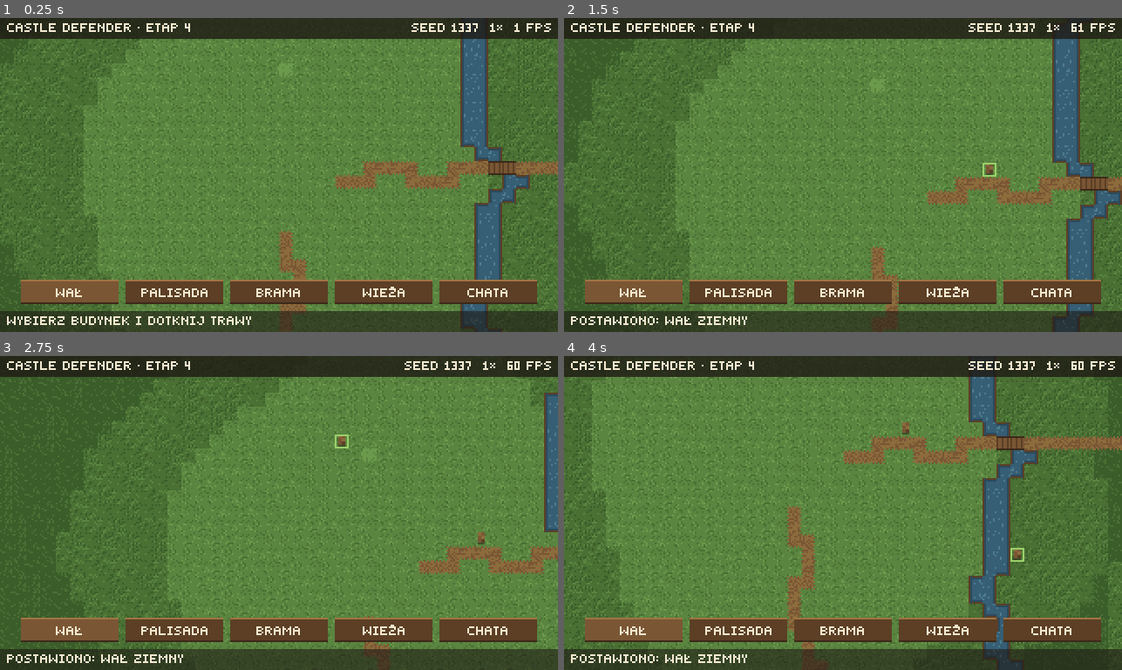
Above: before the commit, frames 1-4 (two rows, left to right).
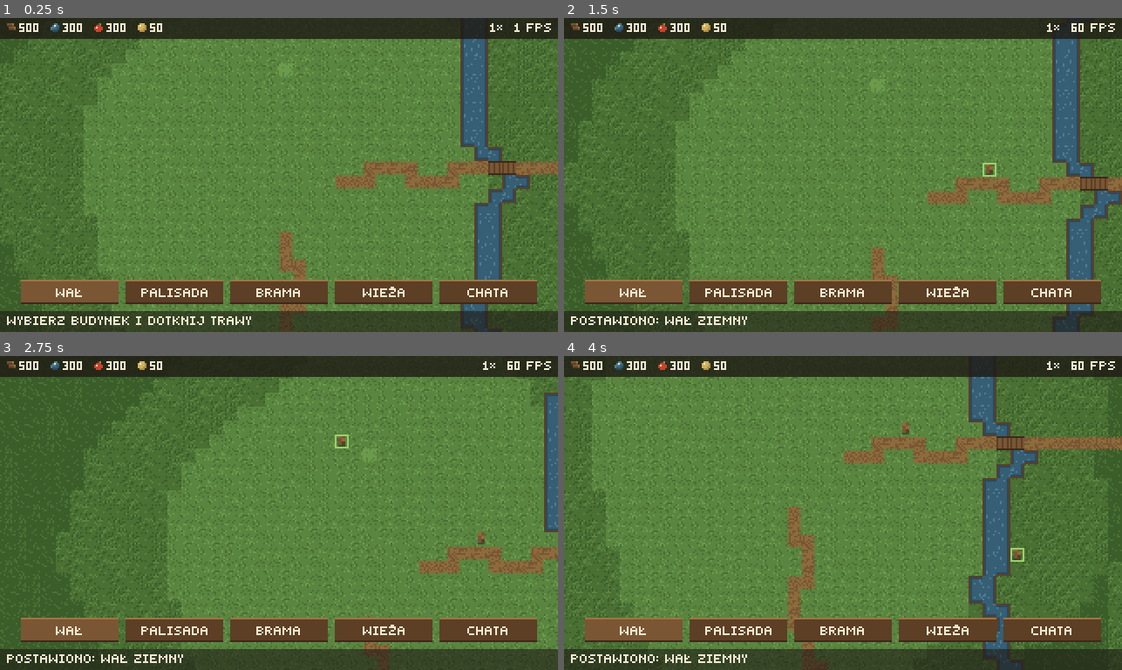
Above: after the commit, the same moments.

Repository: shivetay/castle_defender
Game: Godot game, scene res://scenes/main.tscn
Same seed, same stepped clock (60 frames per second), same inputs: the game is played once before the commit and once after it.
Inputs (mouse positions are in pixels of both pictures, inside the frame that each line leads up to):
- Up to frame 1 (0.25 s): no input
- Up to frame 2 (1.5 s): tap Enter at 0.5 s; move the mouse to (965, 159) at 0.52 s; click (965, 159) at 0.67 s; drag from (731, 190) to (815, 237) at 1.27 s
- Up to frame 3 (2.75 s): tap Space at 2 s; move the mouse to (334, 443) at 2.02 s; click (334, 443) at 2.17 s
- Up to frame 4 (4 s): tap Enter at 2.75 s; drag from (815, 575) to (675, 465) at 2.77 s; tap Space at 3.5 s; move the mouse to (1010, 560) at 3.52 s; click (1010, 560) at 3.67 s

The runs differ from the first frame. In frame 1, 0.6% of the frame differs, in the area x 1-86%, y 1-5%; in frame 2, 0.6%, in the area x 1-94%, y 1-5%; in frame 3, 0.6%; in frame 4, 0.6%.

Commit message:
Zamek produkuje drewno, kamień i żywność, także gdy gra jest w tle (#79)
* Etap 4: ekonomia z 4 surowcami, produkcją i magazynami

Drewno, kamień, żywność i złoto. Liczby w EconomyConfig, naliczanie
w liczbach całkowitych niezależne od kroku czasu, limity magazynów
(złoto bez limitu), łup i wydawanie.

Co-Authored-By: Claude Opus 5.5 <noreply@anthropic.com>
Claude-Session: https://claude.ai/code/session_01Lo771isp5ZWuHcfjBdXRLx

* Etap 4: surowce na pasku i produkcja w tle

Gra nalicza produkcję z zegara systemowego przed każdą zmianą budynków
i po powrocie z tła, a górny pasek pokazuje zapasy.

Co-Authored-By: Claude Opus 5.5 <noreply@anthropic.com>
Claude-Session: https://claude.ai/code/session_01Lo771isp5ZWuHcfjBdXRLx

* Etap 4: ikony surowców 5×5 na pasku

Drewno, kamień, żywność i złoto jako wzory w kodzie (PixelIcons),
kolory z palety, atlas w cache. Ikony zastępują skróty na pasku.

Co-Authored-By: Claude Opus 5.5 <noreply@anthropic.com>
Claude-Session: https://claude.ai/code/session_01Lo771isp5ZWuHcfjBdXRLx

* Popraw opis skrótów surowców w EconomyConfig

Co-Authored-By: Claude Opus 5.5 <noreply@anthropic.com>
Claude-Session: https://claude.ai/code/session_01Lo771isp5ZWuHcfjBdXRLx

---------

Co-authored-by: Claude <noreply@anthropic.com>

Diff:
--- /dev/null
+++ b/scripts/gfx/pixel_icons.gd
@@ -0,0 +1,50 @@
+class_name PixelIcons
+extends RefCounted
+## Ikony surowców 5×5 zapisane w kodzie jako wzory znaków (bez plików graficznych).
+## Kolejność jak w EconomyConfig.Res: drewno (dwa bale), kamień, żywność (jabłko), złoto (moneta).
+## Atlas wszystkich ikon powstaje raz, przy pierwszym użyciu, i jest trzymany w cache.
+
+const SIZE := 5
+
+## Legenda wzorów: znak → kolor palety. '.' to przezroczystość.
+const LEGEND := {
+	"k": Palette.WOOD[0], "m": Palette.WOOD[1], "w": Palette.WOOD[2], "l": Palette.WOOD[3],
+	"s": Palette.WATER[0], "S": Palette.WATER[1], "L": Palette.WATER[2],
+	"a": Palette.ACCENT, "g": Palette.GRASS[3], "t": Palette.THATCH[1], "T": Palette.THATCH[2],
+	"i": Palette.INK,
+}
+
+const RESOURCES: Array = [
+	["wwwl.", "mmmw.", ".wwwl", ".mmmw", "....."],
+	["..LL.", ".LiLS", "LLLSS", "LSSSs", ".sss."],
+	["..mg.", ".aaa.", "aiaaa", "aaaaa", ".aaa."],
+	[".TTT.", "TiTTt", "TTTTt", "TTTtt", ".ttt."],
+]
+
+static var _atlas: ImageTexture
+
+
+## Obraz atlasu: ikony obok siebie, każda w kratce SIZE×SIZE.
+static func make_atlas() -> Image:
+	var img := Image.create(SIZE * RESOURCES.size(), SIZE, false, Image.FORMAT_RGBA8)
+	for i in RESOURCES.size():
+		var rows: Array = RESOURCES[i]
+		for y in SIZE:
+			var row: String = rows[y]
+			for x in SIZE:
+				var ch := row[x]
+				if ch != ".":
+					img.set_pixel(i * SIZE + x, y, LEGEND[ch] as Color)
+	return img
+
+
+static func atlas() -> ImageTexture:
+	if _atlas == null:
+		_atlas = ImageTexture.create_from_image(make_atlas())
+	return _atlas
+
+
+## Rysuje ikonę surowca `res` lewym górnym rogiem w `pos` (całe piksele).
+static func draw_resource(ci: CanvasItem, pos: Vector2, res: int) -> void:
+	ci.draw_texture_rect_region(atlas(), Rect2(pos.floor(), Vector2(SIZE, SIZE)),
+			Rect2(res * SIZE, 0, SIZE, SIZE))
--- a/scripts/main.gd
+++ b/scripts/main.gd
@@ -1,7 +1,8 @@
 extends Node2D
-## Etap 3: widok zamku z budynkami epoki I. Teren 64×64 kratki z seeda, siatka budowy, kamera
-## z gestami. Pasek u dołu wybiera budynek, dotknięcie wolnej trawy go stawia, a dotknięcie
-## budynku otwiera kartę z poziomem oraz przyciskami Ulepsz i Rozbierz.
+## Etap 4: widok zamku z budynkami epoki I i ekonomią. Teren 64×64 kratki z seeda, siatka budowy,
+## kamera z gestami. Pasek u dołu wybiera budynek, dotknięcie wolnej trawy go stawia, a dotknięcie
+## budynku otwiera kartę z poziomem oraz przyciskami Ulepsz i Rozbierz. Surowce rosną w czasie,
+## także gdy gra jest w tle; po powrocie komunikat podaje, ile przybyło.
 
 const WORLD_SEED := 1337
 
@@ -10,6 +11,7 @@
 var camera: PanZoomCamera
 var hud: Hud
 var textures := BuildingTextures.new()
+var economy: Economy
 
 var _terrain_tex: ImageTexture
 var _selected_id := 0
@@ -20,6 +22,7 @@
 func _ready() -> void:
 	terrain = TerrainMap.generate(WORLD_SEED)
 	grid = BuildGrid.new(terrain)
+	economy = Economy.new(_now_ms())
 	_terrain_tex = ImageTexture.create_from_image(TerrainRenderer.render(terrain))
 	textures.warm_up()
 
@@ -35,6 +38,7 @@
 	hud = Hud.new()
 	hud.camera = camera
 	hud.world_seed = WORLD_SEED
+	hud.economy = economy
 	layer.add_child(hud)
 	hud.kind_selected.connect(_on_kind_selected)
 	hud.upgrade_pressed.connect(_on_upgrade)
@@ -42,7 +46,33 @@
 	hud.card_closed.connect(_deselect)
 
 
+func _process(_delta: float) -> void:
+	_sync_economy()
+
+
+func _notification(what: int) -> void:
+	if what == NOTIFICATION_APPLICATION_RESUMED and economy != null:
+		var gained := _sync_economy()
+		var parts: PackedStringArray = []
+		for res in gained.size():
+			if gained[res] > 0:
+				parts.append("+%d %s" % [gained[res], EconomyConfig.SHORT_NAMES[res]])
+		if not parts.is_empty():
+			hud.message = "Podczas nieobecności: " + " ".join(parts)
+
+
+static func _now_ms() -> int:
+	return int(Time.get_unix_time_from_system() * 1000.0)
+
+
+## Nalicza produkcję do teraz przy obecnych budynkach. Wołane przed każdą zmianą budynków,
+## żeby czas sprzed zmiany liczył się po starych stawkach.
+func _sync_economy() -> Array[int]:
+	return economy.update(_now_ms(), Economy.rates(grid))
+
+
 func _on_tapped(world_pos: Vector2) -> void:
+	_sync_economy()
 	var cell := Vector2i((world_pos / TerrainMap.CELL).floor())
 	var id := grid.building_at(cell)
 	if id != 0:
@@ -84,6 +114,7 @@
 
 
 func _on_upgrade() -> void:
+	_sync_economy()
 	if grid.upgrade(_selected_id):
 		hud.message = "Ulepszono do poziomu %d" % grid.levels[_selected_id]
 		_refresh_card()
@@ -92,6 +123,7 @@
 
 
 func _on_demolish() -> void:
+	_sync_economy()
 	var title := BuildingTypes.NAMES[grid.kinds[_selected_id]]
 	_cursor = grid.buildings[_selected_id]
 	_cursor_ok = true
--- a/scripts/ui/hud.gd
+++ b/scripts/ui/hud.gd
@@ -1,6 +1,6 @@
 class_name Hud
 extends Node2D
-## Interfejs nad mapą (nie przesuwa się z kamerą). U góry: etap, seed, zoom i FPS.
+## Interfejs nad mapą (nie przesuwa się z kamerą). U góry: surowce oraz seed, zoom i FPS.
 ## Nad dolnym paskiem komunikatu: pasek wyboru budynku albo karta zaznaczonego budynku
 ## (poziom, Ulepsz, Rozbierz, Zamknij). Dotknięcia przycisków nie trafiają do kamery.
 
@@ -17,6 +17,7 @@
 const CARD_LABELS: Array[String] = ["Ulepsz", "Rozbierz", "Zamknij"]
 
 var camera: PanZoomCamera
+var economy: Economy
 var world_seed := 0
 var message := "Wybierz budynek i dotknij trawy"
 var selected_kind := 0
@@ -41,6 +42,30 @@
 
 func is_card_open() -> bool:
 	return not card_title.is_empty()
+
+
+const ICON_GAP := 2
+const RESOURCE_GAP := 7
+
+
+## Liczby na pasku surowców (bez ikon). Pełny magazyn ma dopisek „max”.
+static func resource_labels(amounts: Array[int]) -> Array[String]:
+	var out: Array[String] = []
+	for res in EconomyConfig.count():
+		var full := EconomyConfig.is_capped(res) and amounts[res] >= EconomyConfig.CAPACITY[res]
+		out.append("%d%s" % [amounts[res], " max" if full else ""])
+	return out
+
+
+## Lewe krawędzie ikon na pasku surowców, licząc od x = `left`, i na końcu prawa krawędź paska.
+static func resource_layout(amounts: Array[int], left: int) -> Array[int]:
+	var xs: Array[int] = []
+	var x := left
+	for label in resource_labels(amounts):
+		xs.append(x)
+		x += PixelIcons.SIZE + ICON_GAP + PixelFont.text_width(label) + RESOURCE_GAP
+	xs.append(x - RESOURCE_GAP)
+	return xs
 
 
 ## Przyciski paska budynków: rząd wyśrodkowany nad paskiem komunikatu, z dala od krawędzi.
@@ -110,9 +135,10 @@
 func _draw() -> void:
 	var view := get_viewport_rect().size
 	draw_rect(Rect2(0, 0, view.x, BAR_H), Color(Palette.SHADOW, 0.8))
-	PixelFont.draw_text(self, Vector2(4, 1), "Castle Defender · etap 4", Palette.INK)
+	if economy != null:
+		_draw_resources()
 	var zoom := camera.zoom_level if camera != null else 1
-	var info := "seed %d  %d×  %d FPS" % [world_seed, zoom, Engine.get_frames_per_second()]
+	var info := "%d×  %d FPS" % [zoom, Engine.get_frames_per_second()]
 	PixelFont.draw_right(self, view.x - 4, 1, info, Palette.INK)
 
 	var rects := _current_rects()
@@ -134,6 +160,16 @@
 	PixelFont.draw_text(self, Vector2(4, view.y - BAR_H + 1), message, Palette.INK)
 
 
+## Ikona 5×5 na wysokości wielkich liter, obok liczba. Pełny magazyn świeci kolorem strzechy.
+func _draw_resources() -> void:
+	var labels := resource_labels(economy.amounts)
+	var xs := resource_layout(economy.amounts, 4)
+	for res in labels.size():
+		PixelIcons.draw_resource(self, Vector2(xs[res], 1 + PixelFont.CAP_TOP), res)
+		var col: Color = Palette.THATCH[2] if economy.is_full(res) else Palette.INK
+		PixelFont.draw_text(self, Vector2(xs[res] + PixelIcons.SIZE + ICON_GAP, 1), labels[res], col)
+
+
 func _draw_button(r: Rect2, label: String, active: bool, disabled: bool) -> void:
 	draw_rect(r, Palette.WOOD[2] if active else Palette.WOOD[1])
 	draw_rect(Rect2(r.position, Vector2(r.size.x, 1)), Palette.WOOD[3])
--- /dev/null
+++ b/scripts/world/economy.gd
@@ -0,0 +1,101 @@
+class_name Economy
+extends RefCounted
+## Surowce zamku i ich produkcja w czasie. Cały rachunek jest w liczbach całkowitych:
+## ułamki jednostek czekają w `_remainder` (jednostka × milisekunda), więc wynik nie zależy
+## od tego, czy czas płynie co klatkę, co sekundę czy jednym skokiem po powrocie do gry.
+## Liczby balansu są w EconomyConfig.
+
+const MS_PER_HOUR := 3600 * 1000
+
+var amounts: Array[int] = []
+## Czas ostatniego naliczenia (unix, ms). Na jego podstawie liczy się nieobecność.
+var last_update_ms := 0
+var _remainder: Array[int] = []
+
+
+func _init(now_ms: int = 0) -> void:
+	amounts.assign(EconomyConfig.START)
+	for res in EconomyConfig.count():
+		_remainder.append(0)
+	last_update_ms = now_ms
+
+
+## Produkcja na godzinę dla zamku z siatki `grid`: gród plus budynki produkcyjne.
+static func rates(grid: BuildGrid) -> Array[int]:
+	var out: Array[int] = []
+	out.assign(EconomyConfig.BASE_PER_HOUR)
+	if grid == null:
+		return out
+	for id: int in grid.buildings:
+		var entry: Array = EconomyConfig.BUILDING_PRODUCTION.get(grid.kinds[id], [])
+		if entry.is_empty():
+			continue
+		var res: int = entry[0]
+		var per_level: Array = entry[1]
+		out[res] += per_level[clampi(grid.levels[id], 1, per_level.size()) - 1] as int
+	return out
+
+
+static func capacity(res: int) -> int:
+	return EconomyConfig.CAPACITY[res]
+
+
+func is_full(res: int) -> bool:
+	return EconomyConfig.is_capped(res) and amounts[res] >= capacity(res)
+
+
+## Nalicza produkcję za `ms` milisekund przy stawkach `per_hour`. Zwraca przyrost każdego
+## surowca. Pełny magazyn nie gromadzi ułamków, więc po wydaniu surowca nic nie „wyskakuje”.
+func advance(ms: int, per_hour: Array[int]) -> Array[int]:
+	var gained: Array[int] = []
+	ms = clampi(ms, 0, EconomyConfig.MAX_CATCH_UP_MS)
+	for res in EconomyConfig.count():
+		var before := amounts[res]
+		if is_full(res) or per_hour[res] <= 0:
+			_remainder[res] = 0
+			gained.append(0)
+			continue
+		var total := _remainder[res] + per_hour[res] * ms
+		@warning_ignore("integer_division")
+		var whole := total / MS_PER_HOUR
+		_remainder[res] = total % MS_PER_HOUR
+		amounts[res] = before + whole
+		if EconomyConfig.is_capped(res) and amounts[res] >= capacity(res):
+			amounts[res] = capacity(res)
+			_remainder[res] = 0
+		gained.append(amounts[res] - before)
+	return gained
+
+
+## Nalicza produkcję od ostatniego naliczenia do `now_ms` (także za czas, gdy gra była w tle).
+## Zegar cofnięty wstecz nic nie odbiera, tylko przestawia punkt odniesienia.
+func update(now_ms: int, per_hour: Array[int]) -> Array[int]:
+	var elapsed := maxi(0, now_ms - last_update_ms)
+	last_update_ms = now_ms
+	return advance(elapsed, per_hour)
+
+
+## Dodaje surowiec (np. łup) do pojemności magazynu. Zwraca, ile faktycznie weszło.
+func add(res: int, amount: int) -> int:
+	var before := amounts[res]
+	amounts[res] = before + maxi(0, amount)
+	if EconomyConfig.is_capped(res):
+		amounts[res] = mini(amounts[res], capacity(res))
+	return amounts[res] - before
+
+
+## Koszt to tablica ilości w kolejności EconomyConfig.Res.
+func can_afford(cost: Array[int]) -> bool:
+	for res in cost.size():
+		if amounts[res] < cost[res]:
+			return false
+	return true
+
+
+## Pobiera koszt w całości albo nic. Zwraca false, gdy brakuje któregoś surowca.
+func spend(cost: Array[int]) -> bool:
+	if not can_afford(cost):
+		return false
+	for res in cost.size():
+		amounts[res] -= cost[res]
+	return true
--- /dev/null
+++ b/scripts/world/economy_config.gd
@@ -0,0 +1,33 @@
+class_name EconomyConfig
+extends RefCounted
+## Liczby ekonomii w jednym miejscu: surowce, zapasy na start, produkcja i pojemność magazynów.
+## Stawki są na godzinę, w całych jednostkach. Zmiana balansu to zmiana tylko tego pliku.
+
+enum Res { WOOD, STONE, FOOD, GOLD }
+
+const NAMES: Array[String] = ["Drewno", "Kamień", "Żywność", "Złoto"]
+## Skróty w komunikacie o nieobecności („+120 Dr +20 Ka”). Pasek surowców ma ikony (PixelIcons).
+const SHORT_NAMES: Array[String] = ["Dr", "Ka", "Ży", "Zł"]
+
+const START: Array[int] = [500, 300, 300, 50]
+## Pojemność magazynu. 0 oznacza brak limitu: złoto to docelowo waluta premium.
+const CAPACITY: Array[int] = [1000, 1000, 1000, 0]
+## Produkcja samego grodu, niezależna od budynków. Złoto nie rośnie samo, przybywa z łupu i PvE.
+const BASE_PER_HOUR: Array[int] = [20, 20, 20, 0]
+
+## Produkcja budynków: rodzaj → [surowiec, stawki na godzinę dla poziomów 1–5].
+const BUILDING_PRODUCTION := {
+	BuildingTypes.Kind.LUMBER_HUT: [Res.WOOD, [60, 90, 120, 160, 200]],
+}
+
+## Najdłuższa nieobecność, za którą liczy się produkcję. Magazyny i tak zapełniają się
+## wcześniej; limit chroni rachunek przed absurdalnym zegarem systemowym.
+const MAX_CATCH_UP_MS := 30 * 24 * 3600 * 1000
+
+
+static func count() -> int:
+	return NAMES.size()
+
+
+static func is_capped(res: int) -> bool:
+	return CAPACITY[res] > 0
--- /dev/null
+++ b/tests/test_economy.gd
@@ -0,0 +1,150 @@
+extends TestCase
+## Ekonomia: zapasy startowe, stawki z budynków, naliczanie w czasie (także po nieobecności),
+## limity magazynów, łup i wydawanie.
+
+const HOUR := Economy.MS_PER_HOUR
+const R := EconomyConfig.Res
+
+
+func _grid() -> BuildGrid:
+	var map := TerrainMap.generate(1337)
+	return BuildGrid.new(map)
+
+
+## Pierwsze wolne miejsce na budynek danego rodzaju, szukane od środka mapy.
+func _place(grid: BuildGrid, kind: int) -> int:
+	var c := grid.terrain.center()
+	for r in 20:
+		for dy in range(-r, r + 1):
+			for dx in range(-r, r + 1):
+				var id := grid.place_kind(c + Vector2i(dx, dy), kind)
+				if id != 0:
+					return id
+	return 0
+
+
+func test_start_amounts() -> bool:
+	var e := Economy.new(1000)
+	assert_eq(e.amounts, EconomyConfig.START, "zapasy startowe")
+	assert_eq(e.last_update_ms, 1000, "czas startu")
+	assert_eq(EconomyConfig.count(), 4, "cztery surowce")
+	return true
+
+
+func test_rates_from_buildings() -> bool:
+	var grid := _grid()
+	assert_eq(Economy.rates(grid), EconomyConfig.BASE_PER_HOUR, "pusty zamek: tylko gród")
+	var hut := _place(grid, BuildingTypes.Kind.LUMBER_HUT)
+	assert_true(hut != 0, "chata stoi")
+	_place(grid, BuildingTypes.Kind.TOWER)
+	var huts: Array = EconomyConfig.BUILDING_PRODUCTION[BuildingTypes.Kind.LUMBER_HUT][1]
+	assert_eq(Economy.rates(grid)[R.WOOD], EconomyConfig.BASE_PER_HOUR[R.WOOD] + (huts[0] as int), "chata poz. 1")
+	grid.upgrade(hut)
+	grid.upgrade(hut)
+	assert_eq(Economy.rates(grid)[R.WOOD], EconomyConfig.BASE_PER_HOUR[R.WOOD] + (huts[2] as int), "chata poz. 3")
+	assert_eq(Economy.rates(grid)[R.STONE], EconomyConfig.BASE_PER_HOUR[R.STONE], "wieża nic nie produkuje")
+	assert_eq(Economy.rates(grid)[R.GOLD], 0, "złoto nie rośnie samo")
+	return true
+
+
+func test_one_hour_of_production() -> bool:
+	var e := Economy.new()
+	var rates: Array[int] = [80, 20, 20, 0]
+	var gained := e.advance(HOUR, rates)
+	assert_eq(gained, [80, 20, 20, 0] as Array[int], "przyrost za godzinę")
+	assert_eq(e.amounts, [580, 320, 320, 50] as Array[int], "zapasy po godzinie")
+	return true
+
+
+## Naliczanie co klatkę, co sekundę i jednym skokiem daje ten sam wynik (bez dryfu ułamków).
+func test_same_result_regardless_of_step() -> bool:
+	var rates: Array[int] = [97, 13, 7, 0]
+	var jump := Economy.new()
+	jump.advance(2 * HOUR + 777, rates)
+	var seconds := Economy.new()
+	for i in 7200:
+		seconds.advance(1000, rates)
+	seconds.advance(777, rates)
+	var frames := Economy.new()
+	var left := 2 * HOUR + 777
+	while left > 0:
+		var step := mini(left, 16 + left % 7)
+		frames.advance(step, rates)
+		left -= step
+	assert_eq(seconds.amounts, jump.amounts, "co sekundę = jednym skokiem")
+	assert_eq(frames.amounts, jump.amounts, "nierówne klatki = jednym skokiem")
+	return true
+
+
+## Kryterium #10: po powrocie po kilku godzinach surowce są wyższe.
+func test_resources_grow_after_hours_away() -> bool:
+	var grid := _grid()
+	var hut := _place(grid, BuildingTypes.Kind.LUMBER_HUT)
+	grid.upgrade(hut)
+	var start := 1_700_000_000_000
+	var e := Economy.new(start)
+	var gained := e.update(start + 4 * HOUR, Economy.rates(grid))
+	var wood: int = EconomyConfig.START[R.WOOD] + 4 * Economy.rates(grid)[R.WOOD]
+	assert_eq(e.amounts[R.WOOD], mini(wood, EconomyConfig.CAPACITY[R.WOOD]), "drewno po 4 godzinach")
+	assert_true(gained[R.STONE] > 0 and gained[R.FOOD] > 0, "kamień i żywność też rosną")
+	assert_eq(gained[R.GOLD], 0, "złoto bez zmian")
+	assert_eq(e.last_update_ms, start + 4 * HOUR, "nowy punkt odniesienia")
+	return true
+
+
+func test_clock_going_back_takes_nothing() -> bool:
+	var e := Economy.new(10 * HOUR)
+	var rates: Array[int] = [100, 100, 100, 0]
+	assert_eq(e.update(9 * HOUR, rates), [0, 0, 0, 0] as Array[int], "cofnięty zegar nic nie daje")
+	assert_eq(e.amounts, EconomyConfig.START, "nic nie zabrano")
+	e.update(10 * HOUR, rates)
+	assert_eq(e.amounts[R.WOOD], EconomyConfig.START[R.WOOD] + 100, "liczy się od nowego punktu")
+	return true
+
+
+## Kryterium #10: nie da się przekroczyć pojemności magazynu.
+func test_storage_capacity_is_never_exceeded() -> bool:
+	var e := Economy.new()
+	var rates: Array[int] = [500, 500, 500, 0]
+	e.advance(1000 * HOUR, rates)
+	for res: int in [R.WOOD, R.STONE, R.FOOD]:
+		assert_eq(e.amounts[res], EconomyConfig.CAPACITY[res], "%s do pełna" % EconomyConfig.NAMES[res])
+		assert_true(e.is_full(res), "%s pełny" % EconomyConfig.NAMES[res])
+	assert_eq(e.add(R.WOOD, 300), 0, "łup nie wchodzi do pełnego magazynu")
+	assert_eq(e.amounts[R.WOOD], EconomyConfig.CAPACITY[R.WOOD], "nadal pojemność")
+	# po wydaniu magazyn napełnia się od zera ułamków: bez „zaległej” produkcji
+	assert_true(e.spend([100, 0, 0, 0] as Array[int]), "wydano 100 drewna")
+	e.advance(HOUR / 10 - 1, rates)
+	assert_eq(e.amounts[R.WOOD], EconomyConfig.CAPACITY[R.WOOD] - 100 + 49, "6 minut minus 1 ms po wydaniu")
+	return true
+
+
+func test_gold_has_no_limit_and_comes_from_loot() -> bool:
+	var e := Economy.new()
+	assert_true(not EconomyConfig.is_capped(R.GOLD), "złoto bez limitu")
+	assert_eq(e.add(R.GOLD, 1_000_000), 1_000_000, "cały łup złota wchodzi")
+	assert_eq(e.add(R.STONE, 900), EconomyConfig.CAPACITY[R.STONE] - EconomyConfig.START[R.STONE], "kamień do pojemności")
+	assert_eq(e.add(R.FOOD, -50), 0, "ujemny łup nic nie zabiera")
+	return true
+
+
+func test_spend_is_all_or_nothing() -> bool:
+	var e := Economy.new()
+	assert_true(e.can_afford([500, 300, 0, 0] as Array[int]), "stać na dokładnie tyle, ile jest")
+	assert_true(not e.spend([100, 400, 0, 0] as Array[int]), "brak kamienia")
+	assert_eq(e.amounts, EconomyConfig.START, "nic nie pobrano")
+	assert_true(e.spend([100, 50, 0, 10] as Array[int]), "pobrano")
+	assert_eq(e.amounts, [400, 250, 300, 40] as Array[int], "po zakupie")
+	return true
+
+
+func test_resources_bar_fits() -> bool:
+	var worst: Array[int] = []
+	for res in EconomyConfig.count():
+		worst.append(maxi(EconomyConfig.CAPACITY[res], 99999))
+	var right := PixelFont.text_width("4×  60 FPS")
+	var xs := Hud.resource_layout(worst, 4)
+	assert_eq(xs.size(), EconomyConfig.count() + 1, "pozycja każdej ikony i koniec paska")
+	assert_true(xs[-1] + right + 12 <= 320, "pasek surowców mieści się w 320 px")
+	assert_true(Hud.resource_labels(worst)[0].contains("max"), "pełny magazyn jest oznaczony")
+	return true
--- a/tests/test_pixel_font.gd
+++ b/tests/test_pixel_font.gd
@@ -3,7 +3,7 @@
 
 
 func test_ui_texts_use_only_known_glyphs() -> bool:
-	var texts: Array[String] = ["Castle Defender · etap 4", "seed 1337  4×  60 FPS", "Ulepsz", "Rozbierz",
+	var texts: Array[String] = ["Castle Defender · etap 4", "4×  60 FPS", "Podczas nieobecności: +200 Dr +20 Ka", "Ulepsz", "Rozbierz",
 			"Zamknij", "poziom 5/5", "Tu nie można budować", "Najwyższy poziom", "zażółć gęślą jaźń",
 			"ĄĆĘŁŃÓŚŹŻ 0123456789 .,:;-+/%()!?"]
 	texts.append_array(BuildingTypes.NAMES)
--- /dev/null
+++ b/tests/test_pixel_icons.gd
@@ -0,0 +1,37 @@
+extends TestCase
+## Ikony surowców: wzory 5×5, kolory tylko z palety, każda ikona inna, ikona na każdy surowiec.
+
+
+func test_one_icon_per_resource() -> bool:
+	assert_eq(PixelIcons.RESOURCES.size(), EconomyConfig.count(), "ikona dla każdego surowca")
+	for i in PixelIcons.RESOURCES.size():
+		var rows: Array = PixelIcons.RESOURCES[i]
+		assert_eq(rows.size(), PixelIcons.SIZE, "ikona %d ma 5 wierszy" % i)
+		for row: String in rows:
+			assert_eq(row.length(), PixelIcons.SIZE, "ikona %d: wiersz „%s” ma 5 znaków" % [i, row])
+			for ch in row:
+				assert_true(ch == "." or PixelIcons.LEGEND.has(ch), "ikona %d: znak „%s” jest w legendzie" % [i, ch])
+	return true
+
+
+func test_atlas_uses_palette_and_icons_differ() -> bool:
+	var allowed := {}
+	for col: Color in Palette.AGE_I + Palette.UI:
+		allowed[col.to_rgba32()] = true
+	var a := PixelIcons.make_atlas()
+	assert_eq(a.get_size(), Vector2i(PixelIcons.SIZE * EconomyConfig.count(), PixelIcons.SIZE), "rozmiar atlasu")
+	assert_eq(a.get_data(), PixelIcons.make_atlas().get_data(), "atlas powtarzalny")
+	var seen := {}
+	for i in EconomyConfig.count():
+		var icon := a.get_region(Rect2i(i * PixelIcons.SIZE, 0, PixelIcons.SIZE, PixelIcons.SIZE))
+		seen[icon.get_data()] = true
+		var filled := 0
+		for y in PixelIcons.SIZE:
+			for x in PixelIcons.SIZE:
+				var col := icon.get_pixel(x, y)
+				if col.a > 0.0:
+					filled += 1
+					assert_true(allowed.has(col.to_rgba32()), "ikona %d: kolor z palety" % i)
+		assert_true(filled >= 12, "ikona %d jest czytelna (≥12 pikseli)" % i)
+	assert_eq(seen.size(), EconomyConfig.count(), "każda ikona jest inna")
+	return true
Not shown, added: scripts/gfx/pixel_icons.gd.uid
Not shown, added: scripts/world/economy.gd.uid
Not shown, added: scripts/world/economy_config.gd.uid
Not shown, added: tests/test_economy.gd.uid
Not shown, added: tests/test_pixel_icons.gd.uid
